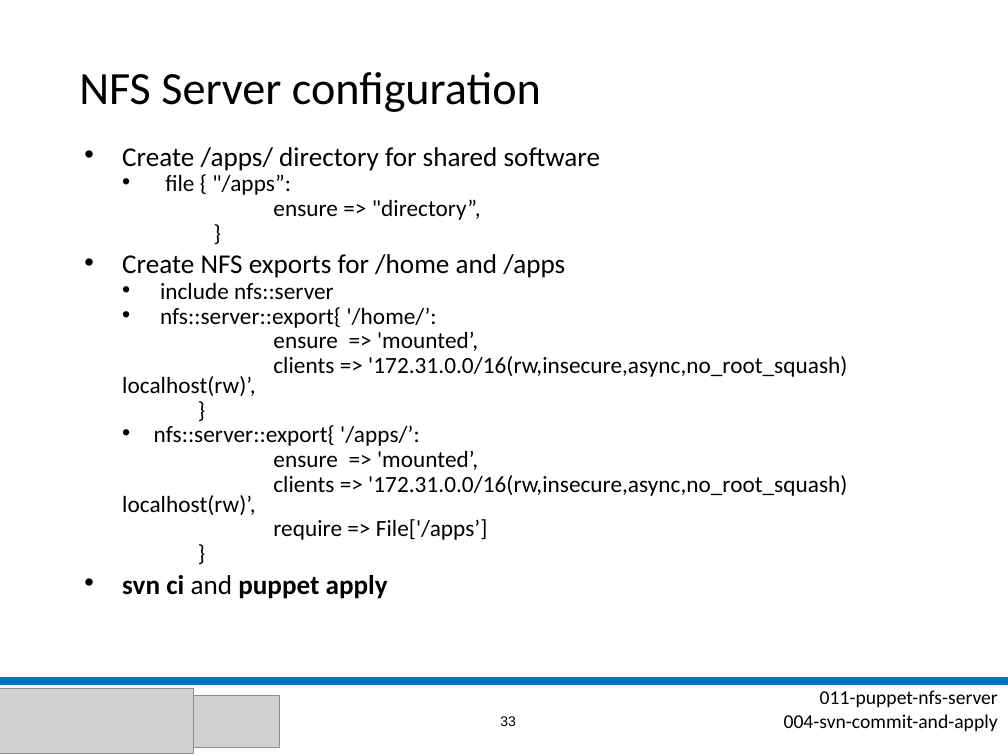
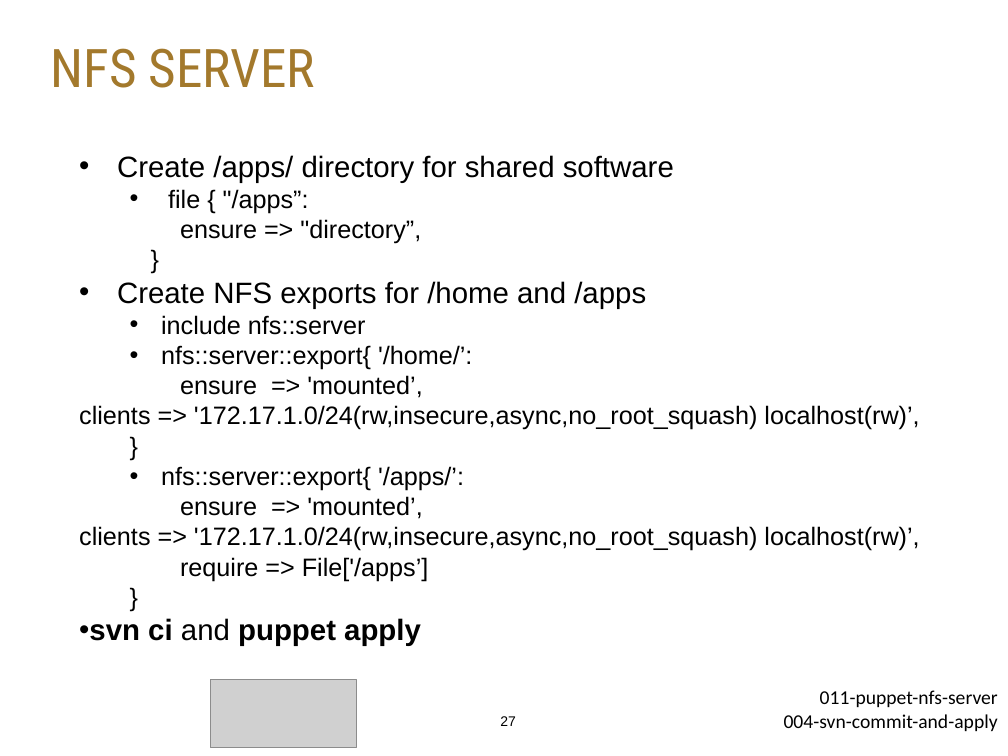
Before and after one commit to stephenlienharrell/build-a-cluster-presentation, a slide deck: slide 27 of Build-A-Cluster.pptx (slide 33 before the commit). Drawn at 1008x756 pixels with LibreOffice and Linux fonts; fonts in the diff are those of the drawing; grey boxes stand for pictures; background and template pictures are left out. Boxes give left, top, right and bottom in pixels: in the first picture for what was removed or moved away, otherwise in the second. Text is boxed around its words. In the diff, an @@ line names an element or a change of style, - is before the commit and + after.

```diff
--- a/Build-A-Cluster.pptx
+++ b/Build-A-Cluster.pptx
@@ title "NFS SERVER" at (51,48,315,88): vertical alignment middle to top @@
@@ title at (51,48,315,88): text changed; size 33 to 38 pt; font Calibri to Roboto Condensed; text colour #000000 to #A3792C @@
-NFS Server configuration
+NFS SERVER
@@ text at (117,155,674,581): size 19.4 to 21 pt in "Create /apps/ directory for shared software", "Create NFS exports for /home and /apps", "svn ci and puppet apply"; font Calibri to Arial in "Create /apps/ directory for shared software", "file { "/apps”:", "ensure => "directory”,", "}" and 10 more places; size 16.6 to 18 pt in "file { "/apps”:", "ensure => "directory”,", "}", "include nfs::server" and 7 more places; indent changed; line spacing 0.7 to 1; less space between paragraphs; list level 2 to 1 in "ensure => "directory”,"; list level 2 to 1 in "}"; list level 2 to 1 in "ensure => 'mounted’,"; list level 2 to 1 in "require => File['/apps’]" @@
@@ text at (79,405,919,430): text changed; size 16.6 to 18 pt; font Calibri to Arial @@
-  clients => '172.31.0.0/16(rw,insecure,async,no_root_squash) localhost(rw)’,
+clients => '172.17.1.0/24(rw,insecure,async,no_root_squash) localhost(rw)’,
@@ text at (79,526,919,551): text changed; size 16.6 to 18 pt; font Calibri to Arial @@
-  clients => '172.31.0.0/16(rw,insecure,async,no_root_squash) localhost(rw)’,
+clients => '172.17.1.0/24(rw,insecure,async,no_root_squash) localhost(rw)’,
@@ line removed from (0, 681) to (1008, 681) @@
@@ picture removed at (0,688,194,753) @@
@@ picture added at (211,679,357,748) @@
@@ picture removed at (194,696,280,747) @@
@@ page number at (500,716,516,726): text changed @@
-33
+27
```
Also in this commit, not shown: 42 other slides changed, 7 slides added, 21 slides removed, 24 other files.
